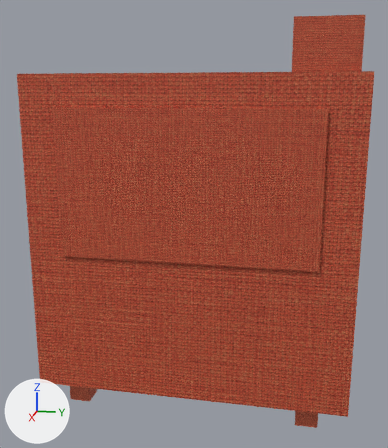
Renders of the glTF model assets/models/sofa.gltf from each side of a commit.
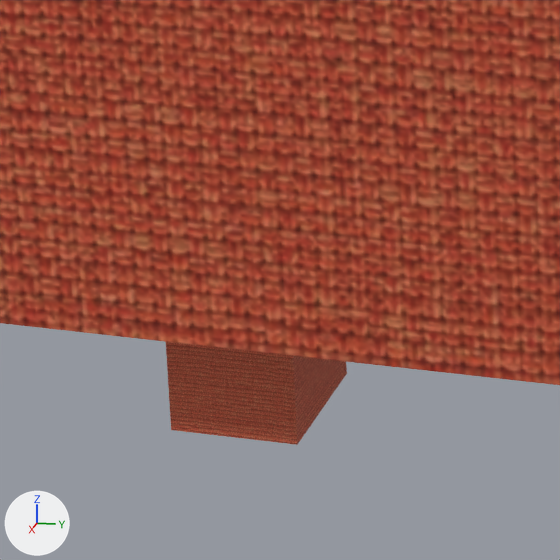
The first picture shows the older version from a camera (50 mm lens) standing at (1.999, 0.327, 0.449) and looking at (0.03, -0.066, -0.044). The close-ups show the older and then the newer version on the part from 11% to 33% of the width and 75% to 94% of the height of that picture. Only the edits that show in the close-ups are written down. The axes (+X, +Y, +Z) are drawn at lower left. The lights are the same throughout.

Names of what the first close-up shows: 'body', 'foot_3'.
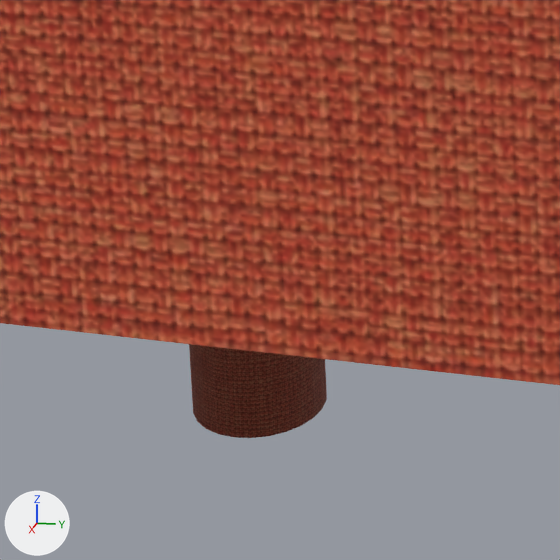
Where the change shows, as pixel boxes [x1, y1, x2, y2] in the close-ups (560 x 560 px):
'foot_3', reshaped (24% narrower, 9% shorter)
    before: [166, 342, 347, 445]
    after: [189, 344, 327, 438]

What the commit changed:
Mesh me_sofa_accent_cylinder is new.
It has 52 vertices, 96 faces and spans x -0.5..0.5, y -0.5..0.5, z -0.5..0.5.
It uses material mat_accent.
Object 'foot_3' (ob_foot_3) now shows me_sofa_accent_cylinder instead of me_sofa_accent.
